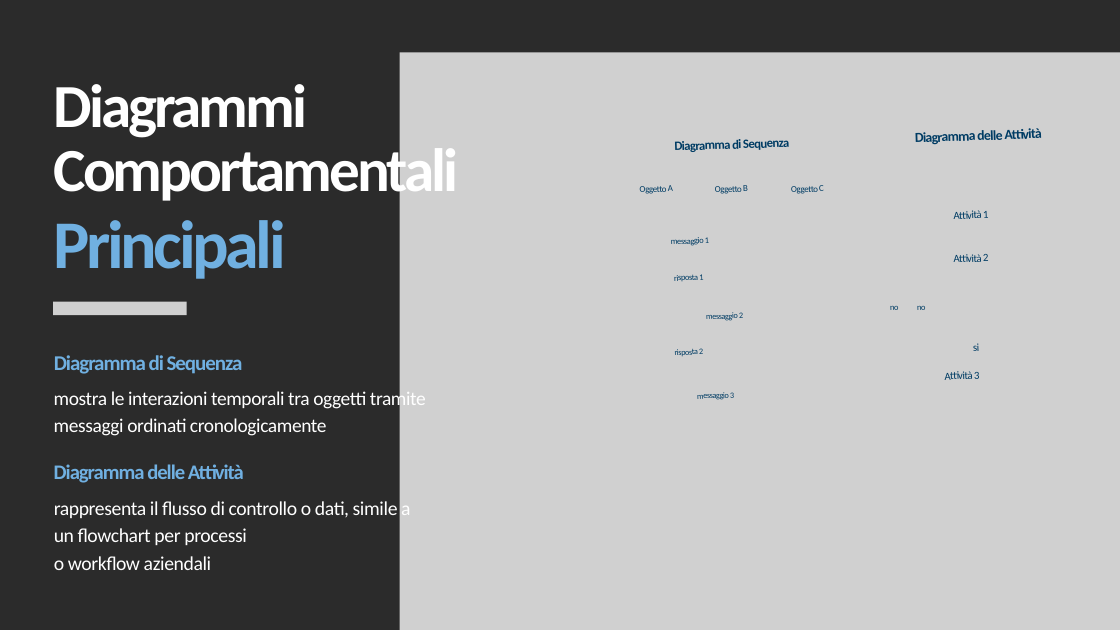
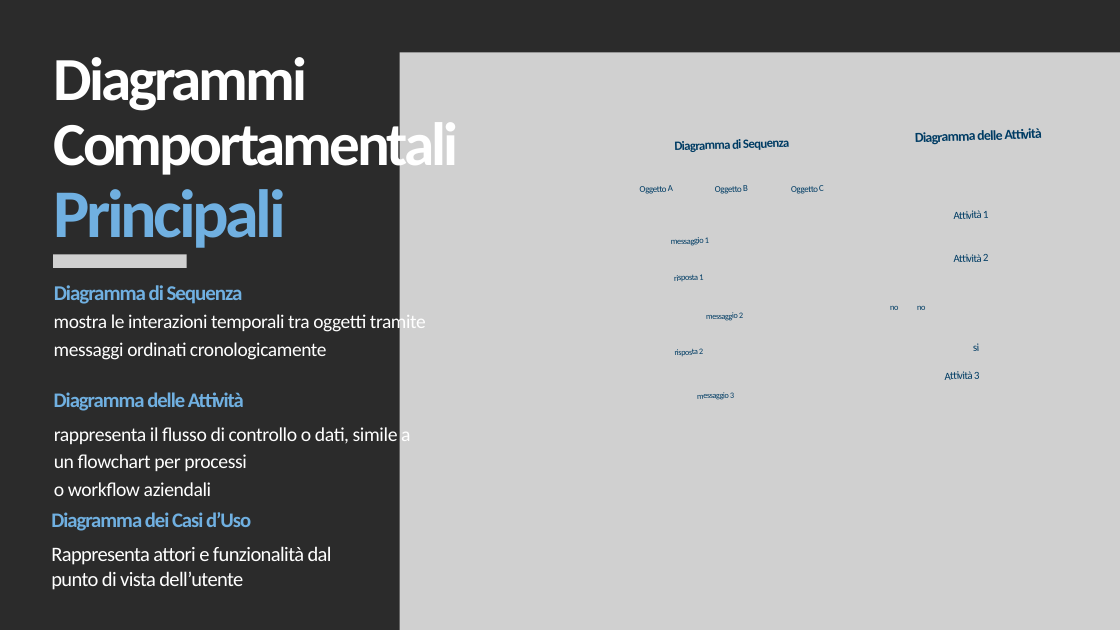
Before and after one commit to EliaSalerno/pr_programmazionequinta, a slide deck: slide 5 of uml/teoria/introduzione/Introduzione a UML.pptx. Drawn at 1120x630 pixels with LibreOffice and Linux fonts; fonts in the diff are those of the drawing; grey boxes stand for pictures; background and template pictures are left out; a plain dark background stands for a picture behind light text. Boxes give left, top, right and bottom in pixels: in the first picture for what was removed or moved away, otherwise in the second. Text is boxed around its words. In the diff, an @@ line names an element or a change of style, - is before the commit and + after.

```diff
--- a/uml/teoria/introduzione/Introduzione a UML.pptx
+++ b/uml/teoria/introduzione/Introduzione a UML.pptx
@@ text "Diagrammi Comportamentali": place and size @@
-text "Diagrammi Comportamentali" at [54, 84, 458, 207]
+text "Diagrammi Comportamentali" at [54, 57, 458, 180]
@@ text "Principali": place and size @@
-text "Principali" at [54, 220, 286, 279]
+text "Principali" at [54, 189, 286, 248]
@@ picture: place and size @@
-picture at [53, 302, 187, 315]
+picture at [53, 254, 187, 268]
@@ text "Diagramma di Sequenza": place and size @@
-text "Diagramma di Sequenza" at [54, 355, 243, 374]
+text "Diagramma di Sequenza" at [54, 285, 243, 304]
@@ text "mostra le interazioni temporali tra ...": place and size @@
-text "mostra le interazioni temporali tra ..." at [54, 389, 426, 436]
+text "mostra le interazioni temporali tra ..." at [54, 312, 426, 360]
@@ text "Diagramma delle Attività": place and size @@
-text "Diagramma delle Attività" at [54, 464, 244, 483]
+text "Diagramma delle Attività" at [54, 392, 244, 411]
@@ text "rappresenta il flusso di controllo ...": place and size @@
-text "rappresenta il flusso di controllo ..." at [54, 501, 410, 570]
+text "rappresenta il flusso di controllo ..." at [54, 427, 410, 496]
@@ text added at [51, 512, 251, 531], 26.6 pt, text #70B0E1, bold @@
+Diagramma dei Casi d’Uso
@@ text added at [51, 546, 332, 590], 26.3 pt, text #FFFFFF @@
+Rappresenta attori e funzionalità dal punto di vista dell’utente
```
Also in this commit, not shown: 2 other slides changed, 1 other file.
